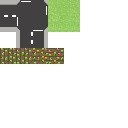
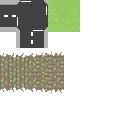
Layer changes from the first 128 × 128 image to the second:
painted on "a" over (x1=0, y1=48, x2=64, y2=93)
